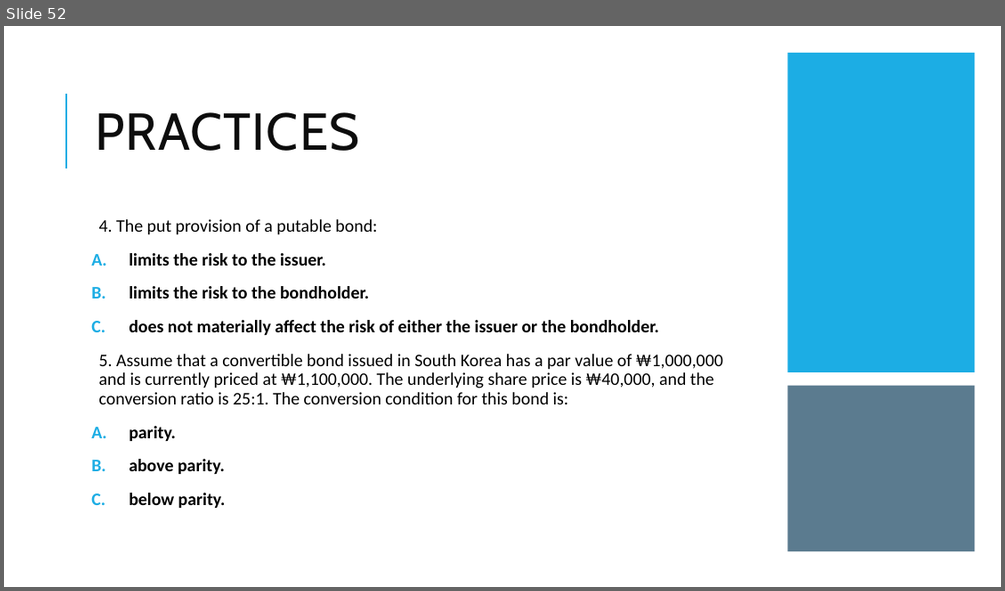
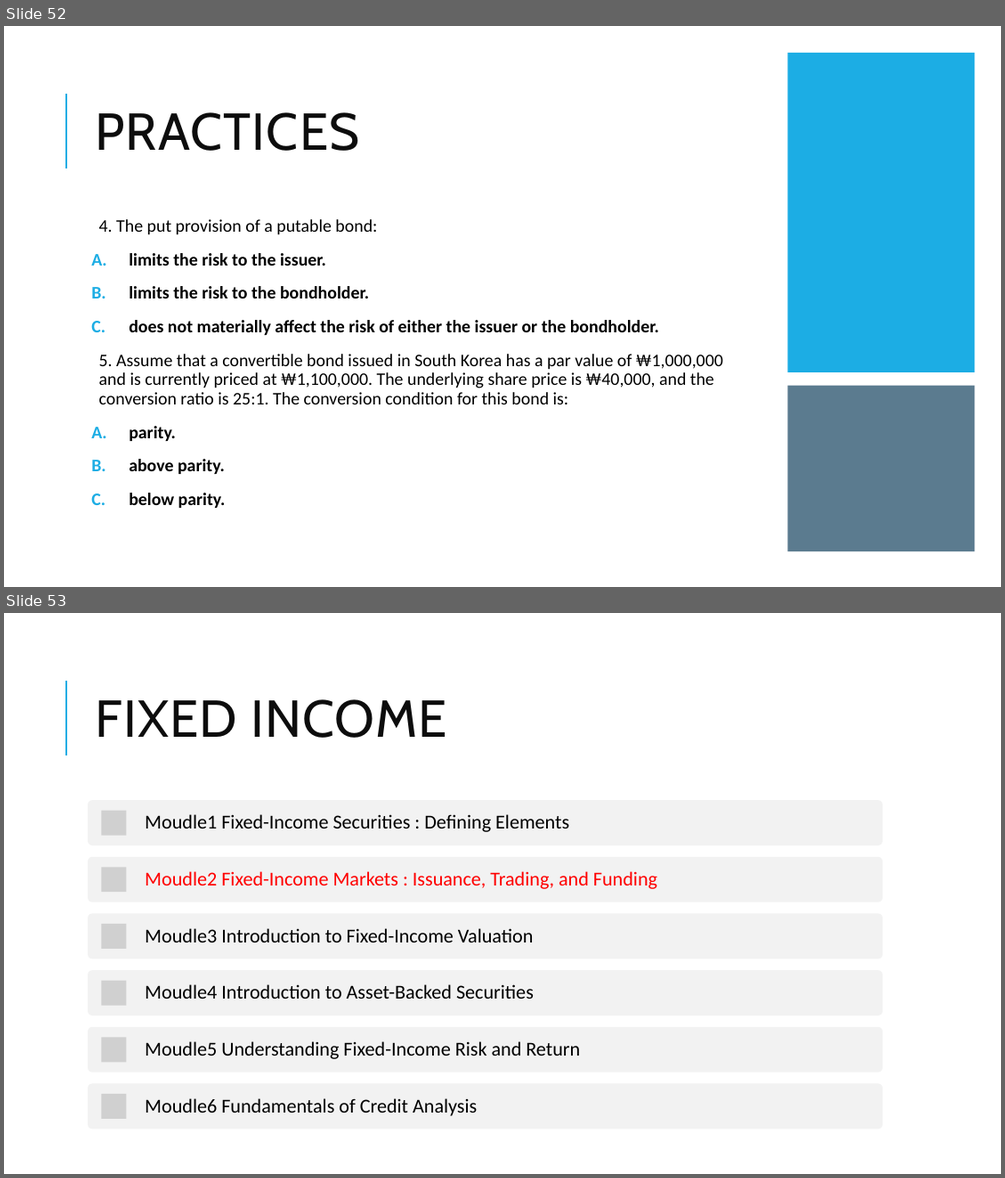
Before and after one commit to Isco0530/data, a slide deck: Fixed Income.pptx. Shown one above the other, each under a label of ours: slide 52 before the commit, slides 52 and 53 after it. The pictures are 1005x591 and 1005x1178 pixels, drawn with LibreOffice and Linux fonts; fonts in the diff are those of the drawing; grey boxes stand for pictures. Boxes give left, top, right and bottom in pixels: in the first picture for what was removed or moved away, otherwise in the second. Text is boxed around its words. In the diff, an @@ line names an element or a change of style, - is before the commit and + after.

```diff
--- a/Fixed Income.pptx
+++ b/Fixed Income.pptx
@@ slide 53 added at bbox=[4, 613, 1001, 1174], background #FFFFFF; not listed: 1 template element that a slide beside it also shows @@
@@ title added at bbox=[95, 699, 447, 738], 50 pt, text #0D0D0D @@
+FIXED INCOME
@@ group added at bbox=[88, 800, 882, 1129]: 6 rounded rectangles, 6 pictures, 6 texts @@
+Moudle1 Fixed-Income Securities : Defining Elements
+Moudle2 Fixed-Income Markets : Issuance, Trading, and Funding
+Moudle3 Introduction to Fixed-Income Valuation
+Moudle4 Introduction to Asset-Backed Securities
+Moudle5 Understanding Fixed-Income Risk and Return
+Moudle6 Fundamentals of Credit Analysis
```
Also in this commit, not shown: 4 slides changed, 7 other slides added, 1 other file.
